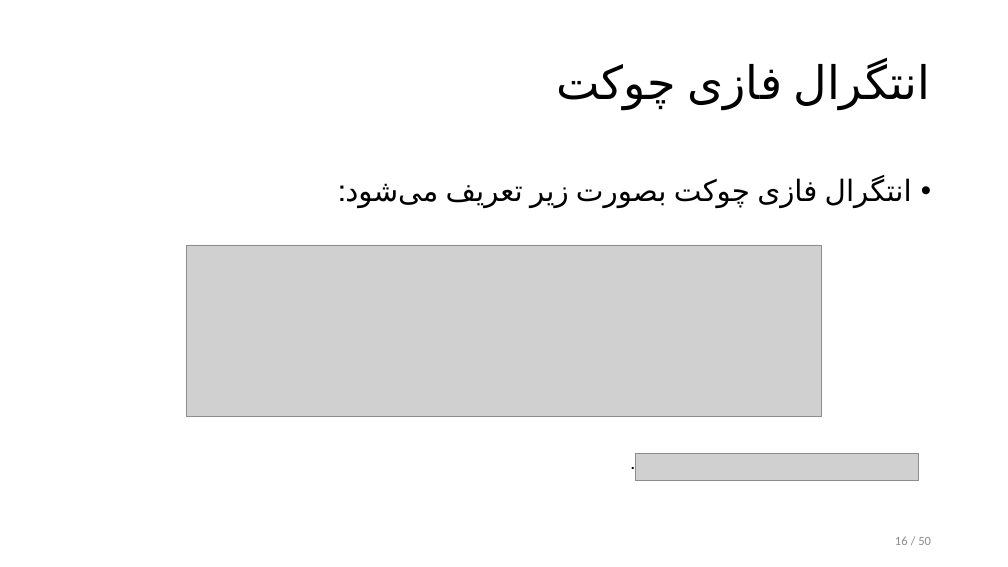
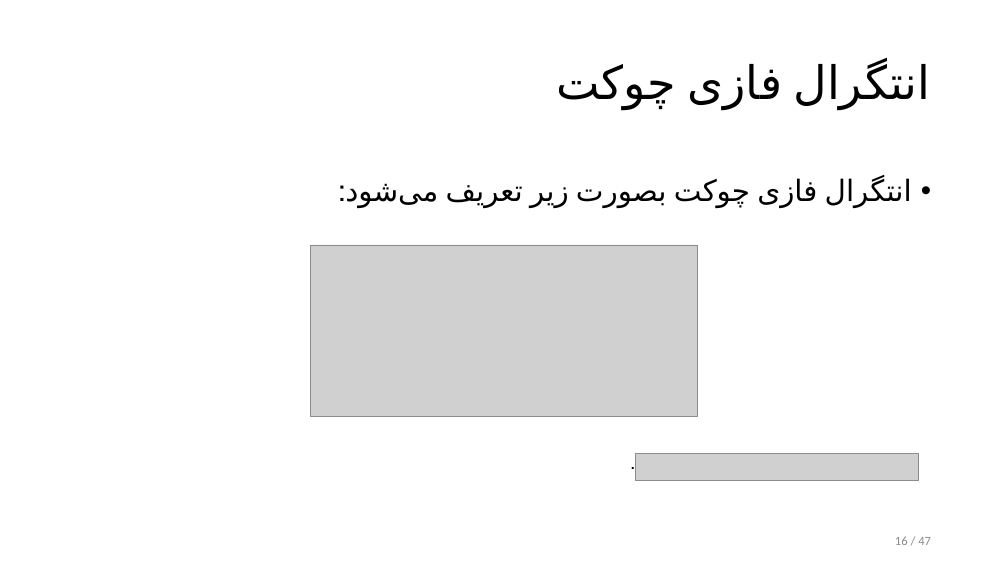
Before and after one commit to alphamarket/defence.pres, a slide deck: slide 16 of defence.pptx. Drawn at 1008x567 pixels with LibreOffice and Linux fonts; fonts in the diff are those of the drawing; grey boxes stand for pictures. Boxes give left, top, right and bottom in pixels: in the first picture for what was removed or moved away, otherwise in the second. Text is boxed around its words. In the diff, an @@ line names an element or a change of style, - is before the commit and + after.

```diff
--- a/defence.pptx
+++ b/defence.pptx
@@ picture: place and size @@
-picture at box(187, 245, 822, 417)
+picture at box(311, 245, 698, 417)
@@ page number at box(895, 536, 931, 545): text changed @@
-16 / 50
+16 / 47
```
Also in this commit, not shown: 24 other slides changed, 1 slide added, 1 slide removed, 1 other file.
